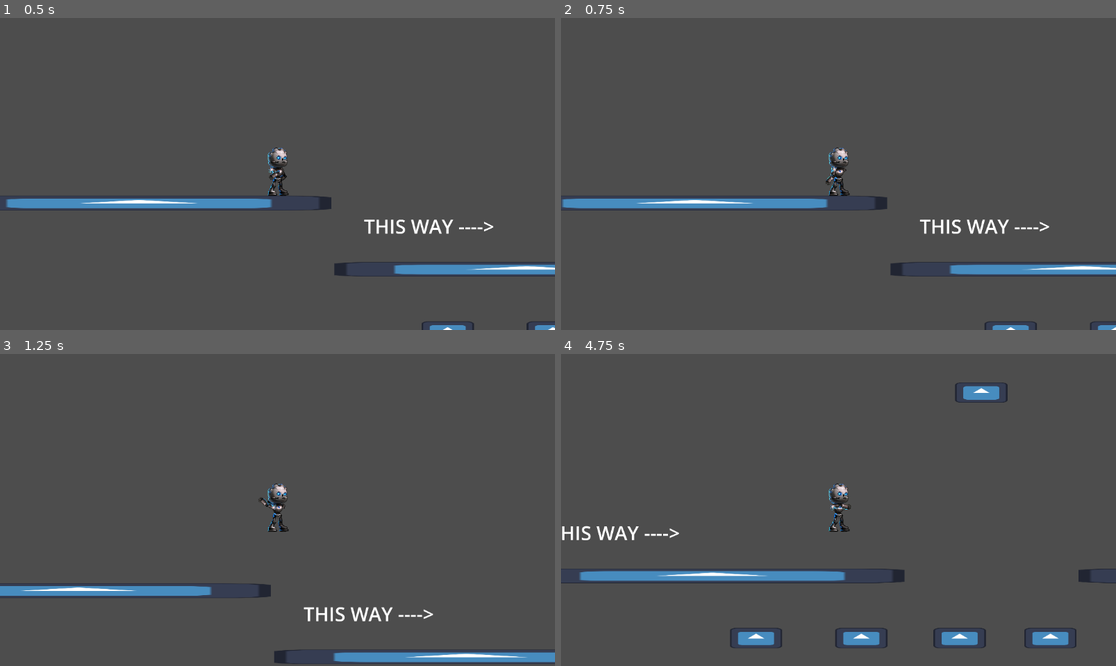
Above: before the commit, frames 1-4 (two rows, left to right).
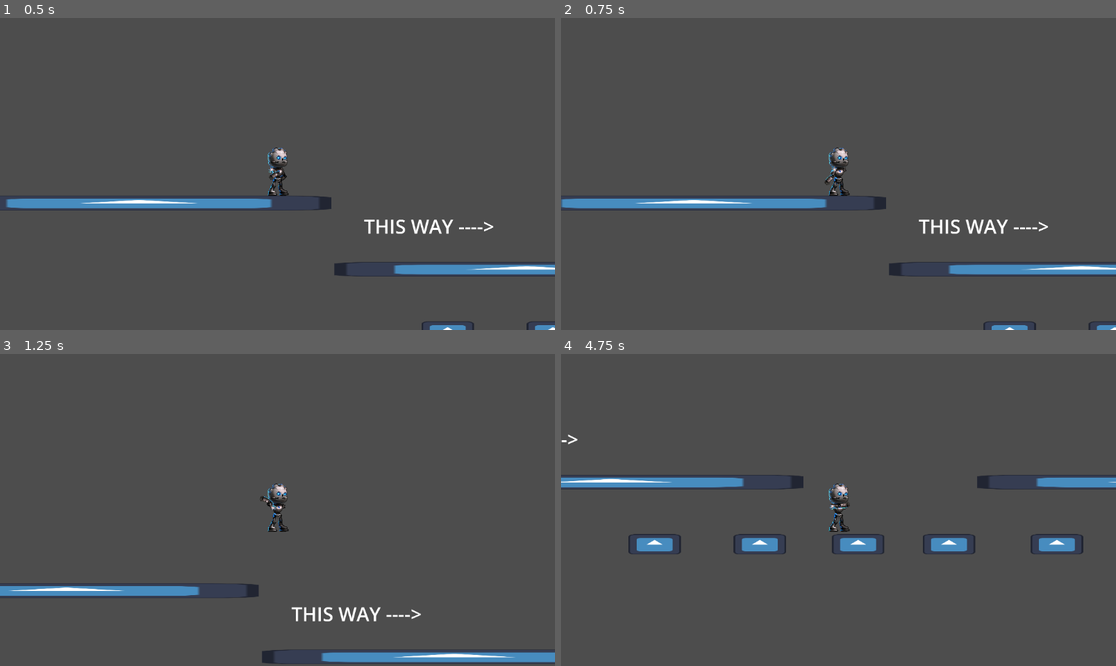
Above: after the commit, the same moments.

Repository: Birbhammer/Tuggers
Game: Godot game, scene res://Levels/test_world.tscn
Same seed, same stepped clock (60 frames per second), same inputs: the game is played once before the commit and once after it. The engine's default icon, where the game draws it, is replaced by a stand-in: a white triangle on a blue panel in a dark square.
Inputs:
- Up to frame 1 (0.5 s): no input
- Up to frame 2 (0.75 s): hold D (Right1) from 0.53 s (still down)
- Up to frame 3 (1.25 s): keep holding D (Right1); tap Space (Jump1) at 0.77 s
- Up to frame 4 (4.75 s): tap Space (Jump1) at 1.52, 3.02, 3.77, 4.52 s; release D (Right1) at 2.03 s; hold A (Left1) 2.03-2.78 s; hold D (Right1) 2.78-4.28 s; hold A (Left1) from 4.28 s (still down)

Frame 1 is identical in both runs. In frame 2, 0.5% of the frame differs, in the area x 0-100%, y 47-100%; in frame 3, 1.3%; in frame 4, 8.2%, in the area x 0-100%, y 9-95%.

Commit message:
changed player controller values

Diff:
--- a/Levels/test_world.tscn
+++ b/Levels/test_world.tscn
@@ -37,6 +37,21 @@
 "points": PackedVector2Array(0, 0, 0, 0, 799, 13, 0, 0, 0, 0, 371, 7, 0, 0, 0, 0, 246, -245, 0, 0, 0, 0, 309, -497, 0, 0, 0, 0, 554, -636, 0, 0, 0, 0, 1031, -638, 0, 0, 0, 0, 1310, -577, 0, 0, 0, 0, 1368, -252, 0, 0, 0, 0, 1190, -13, 0, 0, 0, 0, 799, 13)
 }
 point_count = 10
+
+[sub_resource type="Animation" id="Animation_84vo3"]
+length = 0.001
+tracks/0/type = "value"
+tracks/0/imported = false
+tracks/0/enabled = true
+tracks/0/path = NodePath("PathFollow2D:progress_ratio")
+tracks/0/interp = 1
+tracks/0/loop_wrap = true
+tracks/0/keys = {
+"times": PackedFloat32Array(0),
+"transitions": PackedFloat32Array(1),
+"update": 0,
+"values": [0.0]
+}
 
 [sub_resource type="Animation" id="Animation_eokls"]
 resource_name = "Test_Path_Follow"
@@ -54,21 +69,6 @@
 "values": [0.0, 1.0]
 }
 
-[sub_resource type="Animation" id="Animation_84vo3"]
-length = 0.001
-tracks/0/type = "value"
-tracks/0/imported = false
-tracks/0/enabled = true
-tracks/0/path = NodePath("PathFollow2D:progress_ratio")
-tracks/0/interp = 1
-tracks/0/loop_wrap = true
-tracks/0/keys = {
-"times": PackedFloat32Array(0),
-"transitions": PackedFloat32Array(1),
-"update": 0,
-"values": [0.0]
-}
-
 [sub_resource type="AnimationLibrary" id="AnimationLibrary_v3cm4"]
 _data = {
 &"RESET": SubResource("Animation_84vo3"),
--- a/Player/player_ik_body.tscn
+++ b/Player/player_ik_body.tscn
@@ -166,7 +166,6 @@
 [node name="GBotShinL" type="Sprite2D" parent="CharacterContainer/Body"]
 position = Vector2(91.3523, 496.872)
 rotation = 0.168411
-scale = Vector2(1, 1)
 texture = ExtResource("4_7mixy")
 offset = Vector2(12, 33)
 
@@ -197,7 +196,6 @@
 [node name="GBotFootL" type="Sprite2D" parent="CharacterContainer/Body"]
 position = Vector2(76, 617)
 rotation = -0.0155007
-scale = Vector2(1, 1)
 texture = ExtResource("9_cmwdh")
 offset = Vector2(33, -5)
 
--- a/Scripts/Player/player_controller.gd
+++ b/Scripts/Player/player_controller.gd
@@ -1,9 +1,10 @@
 extends CharacterBody2D
 
-const SPEED = 800.0
-const Acceleration = 1000 #Jarryd Added
+const SPEED = 1000
+const SprintSpeed = 1600
+const Acceleration = 1200 #Jarryd Added
 const friction = 3500 #Jarryd Added
-const JUMP_VELOCITY = -900.0
+const JUMP_VELOCITY = -900
 
 @onready var handL: Marker2D = $PlayerIKBody/CharacterContainer/Body/GBotForearmL/HandL
 @onready var handR: Marker2D = $PlayerIKBody/CharacterContainer/Body/GBotForearmR/HandR
